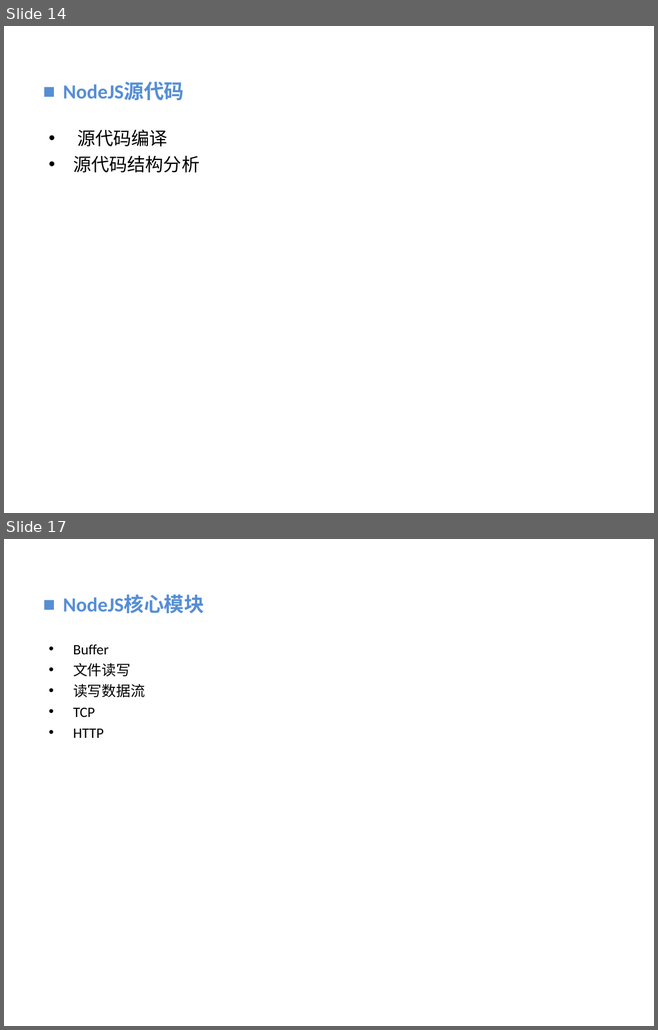
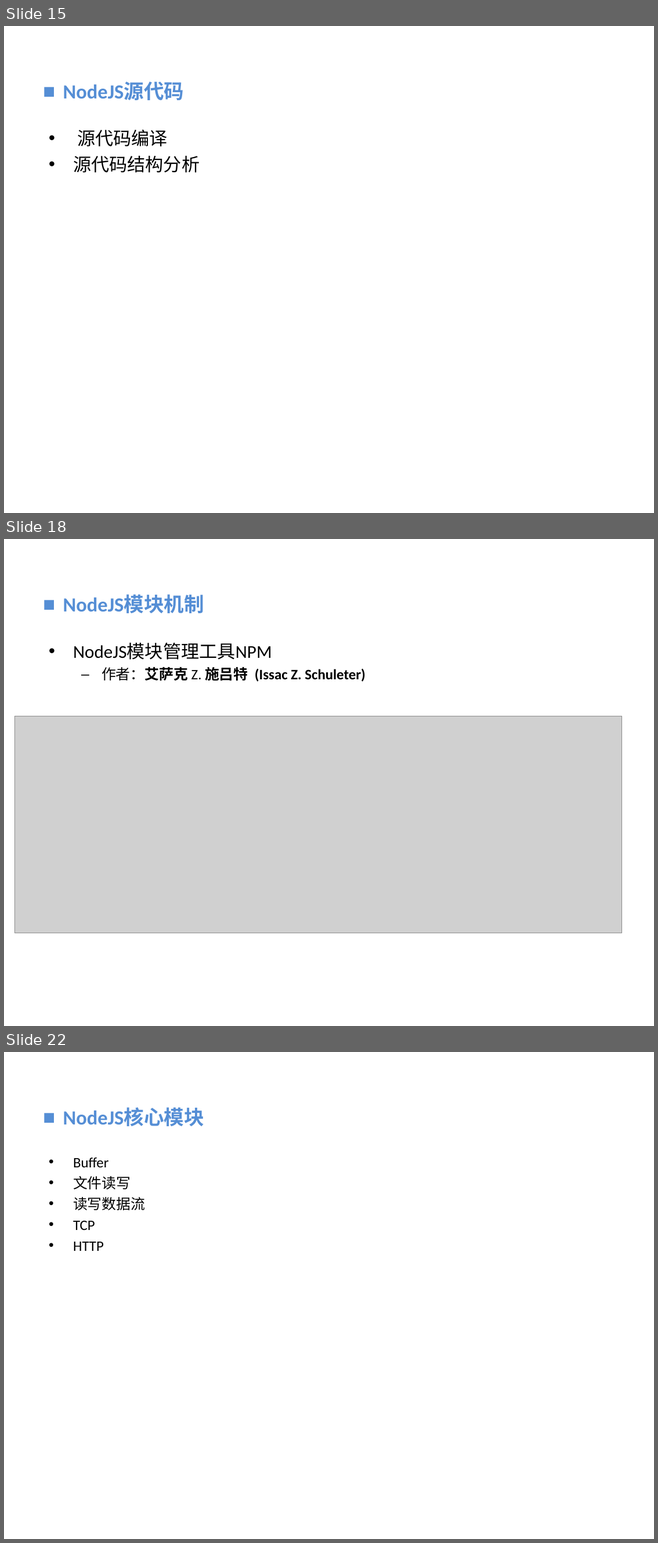
Before and after one commit to vaik/Documents, a slide deck: 我的分享/NodeJS基础概念理解.ppt. Shown one above the other, each under a label of ours: slides 14 and 17 before the commit, slides 15, 18 and 22 after it; the slides between them are not shown. The pictures are 658x1030 and 658x1543 pixels, drawn with LibreOffice and Linux fonts; fonts in the diff are those of the drawing; grey boxes stand for pictures; background and template pictures are left out. Boxes give left, top, right and bottom in pixels: in the first picture for what was removed or moved away, otherwise in the second. Text is boxed around its words. In the diff, an @@ line names an element or a change of style, - is before the commit and + after.

```diff
--- a/我的分享/NodeJS基础概念理解.ppt
+++ b/我的分享/NodeJS基础概念理解.ppt
@@ slide 18 added at [4,539,654,1026], background picture (left out) @@
@@ text added at [63,595,204,613], 22.2 pt, text #558ED5, bold @@
+■ NodeJS模块机制
@@ text added at [73,643,365,682], 16 pt, text #000000, bold @@
+• NodeJS模块管理工具NPM
+  – 作者：艾萨克 Z. 施吕特 (Issac Z. Schuleter)
@@ picture added at [14,716,621,933] @@
@@ what was slide 14 is now slide 15 @@
@@ what was slide 17 is now slide 22 @@
```
Also in this commit, not shown: 3 slides changed, 5 other slides added, 1 slide removed.
